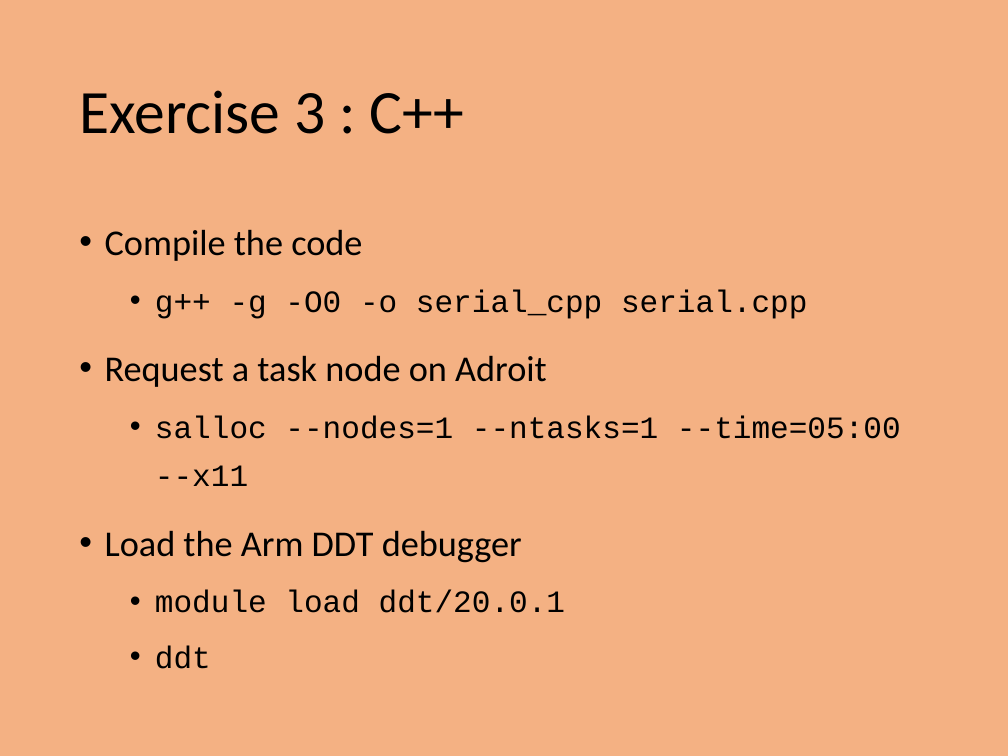
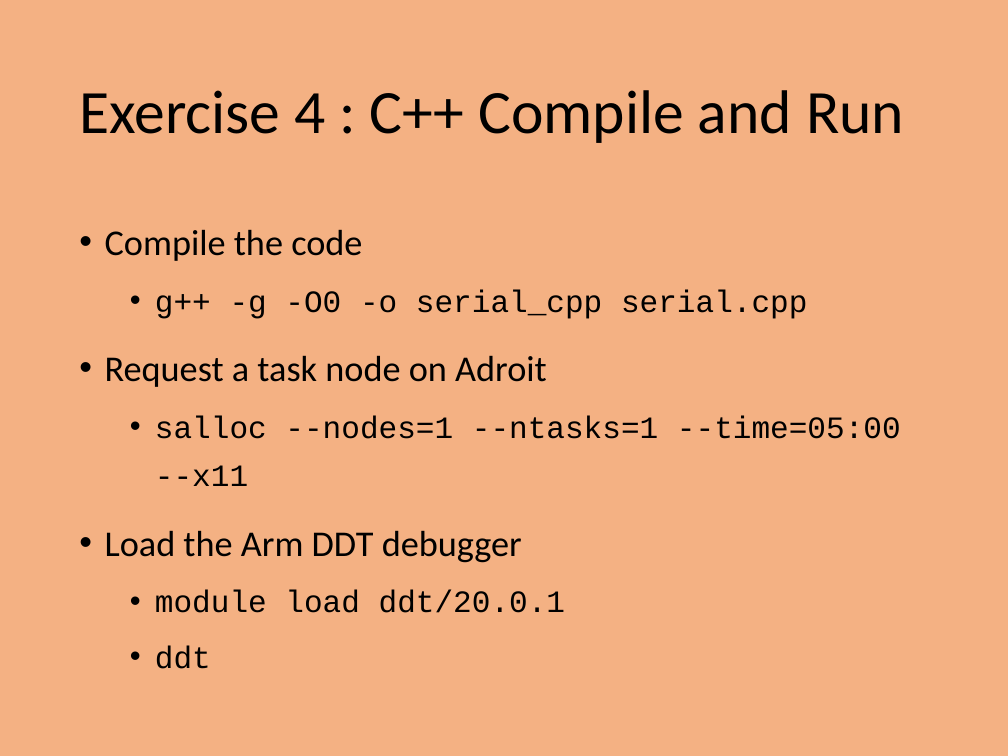
Before and after one commit to PrincetonUniversity/intro_debugging, a slide deck: slide 10 of 01_overview/Introduction_To_Debugging.pptx. Drawn at 1008x756 pixels with LibreOffice and Linux fonts; fonts in the diff are those of the drawing. Boxes give left, top, right and bottom in pixels: in the first picture for what was removed or moved away, otherwise in the second. Text is boxed around its words. In the diff, an @@ line names an element or a change of style, - is before the commit and + after.

```diff
--- a/01_overview/Introduction_To_Debugging.pptx
+++ b/01_overview/Introduction_To_Debugging.pptx
@@ title at [79, 90, 904, 143]: text changed @@
-Exercise 3 : C++
+Exercise 4 : C++ Compile and Run
```
Also in this commit, not shown: 4 other slides changed.
